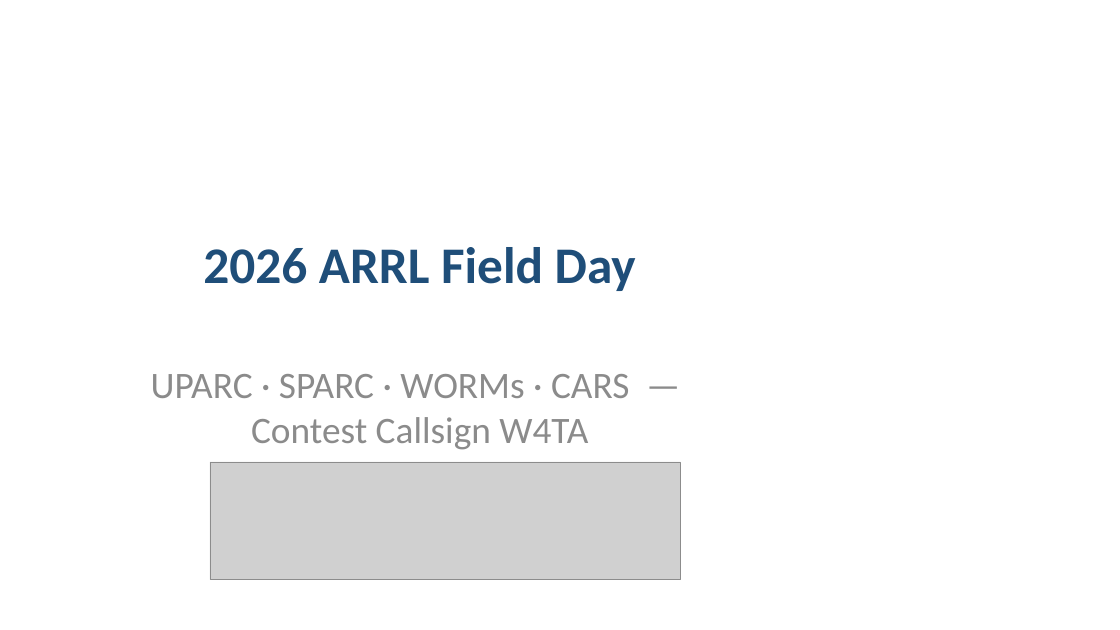
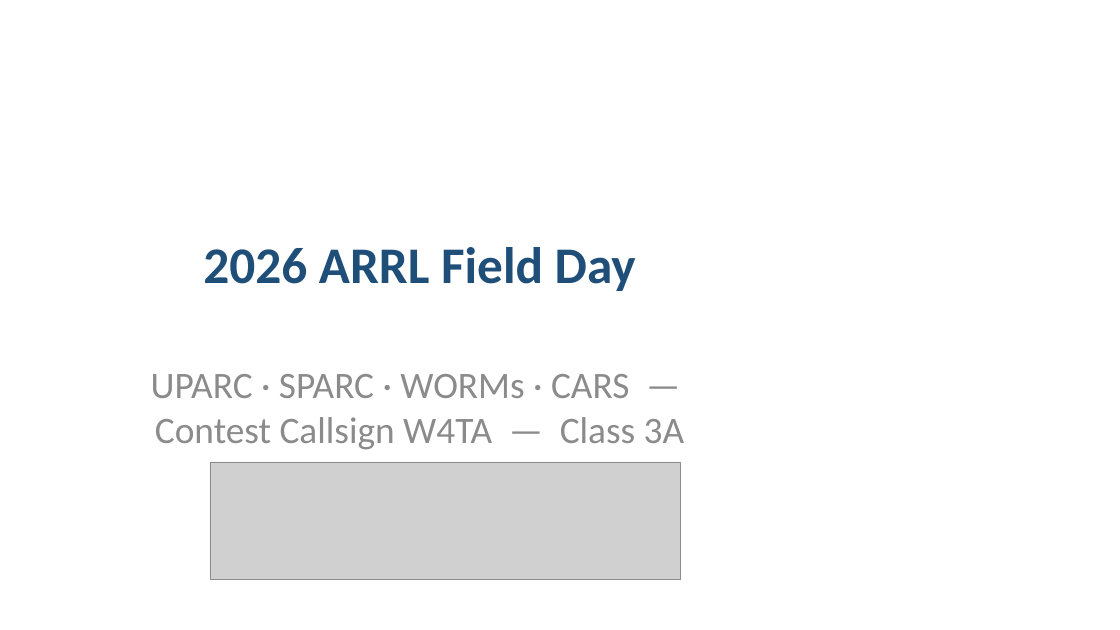
Before and after one commit to ny4i/pinellas-field-day, a slide deck: slide 1 of site-setup/2026-field-day-presentation.pptx. Drawn at 1120x630 pixels with LibreOffice and Linux fonts; fonts in the diff are those of the drawing; grey boxes stand for pictures. Boxes give left, top, right and bottom in pixels: in the first picture for what was removed or moved away, otherwise in the second. Text is boxed around its words. In the diff, an @@ line names an element or a change of style, - is before the commit and + after.

```diff
--- a/site-setup/2026-field-day-presentation.pptx
+++ b/site-setup/2026-field-day-presentation.pptx
@@ subtitle at [151,374,685,450]: text changed @@
-UPARC · SPARC · WORMs · CARS — Contest Callsign W4TA
+UPARC · SPARC · WORMs · CARS — Contest Callsign W4TA — Class 3A
```
Also in this commit, not shown: 4 other slides changed, 1 other file.
